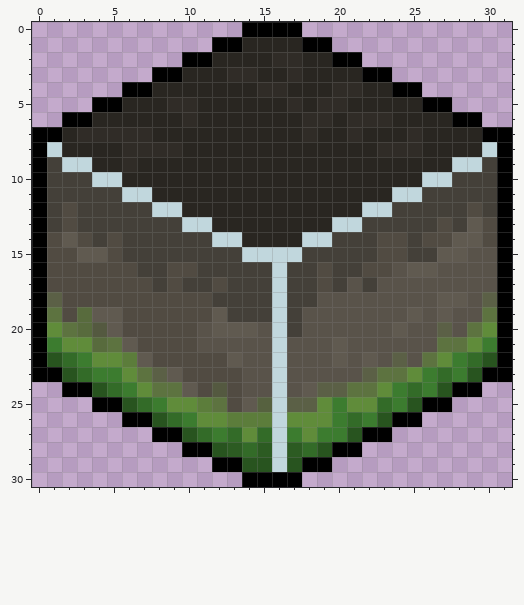
Pixel-art sprite: resources/ingrown_wall_cube.png. The picture above is the old version.
The file is 32x31 pixels. Colours within 5 levels of each other are drawn and written as one.
After:
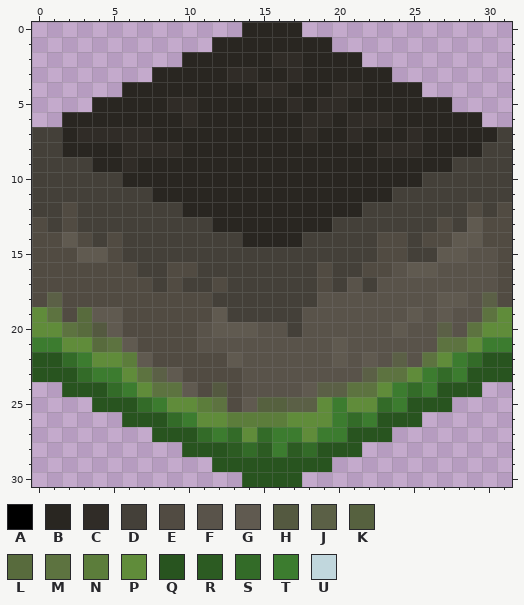
Palette (. is transparent): A #000000  B #292621  C #302c27  D #444039  E #514b42  F #59534a  G #605a50  H #545940  J #5b6046  K #56613f  L #586b3d  M #5d7340  N #5c7d3b  P #608c3a  Q #28541f  R #2c5b22  S #336b28  T #3c7c2f  U #c1d7dd
Edits made:
The author changed colour A to colour B in row 0 at x 14 to 17; in row 1 at x 12 to 13 and 18 to 19; in row 2 at x 10 to 11 and 20 to 21; in row 3 at x 8 to 9 and 22 to 23; in row 4 at x 6 to 7 and 24 to 25; in row 5 at x 4 to 5 and 26 to 27.
The author changed colour A to colour B in row 6 at x 2 to 3 and 28 to 29; in row 7 at x 30.
The author changed colour A to colour D in row 7 at x 0 to 1 and 31; in rows 8 to 11 at x 0 and 31; in row 12 at x 0.
The author changed colour U to colour D in row 8 at x 1 and 30; in row 9 at x 2 to 3 and 28 to 29; in row 10 at x 4 to 5 and 26 to 27; in row 11 at x 6 to 7 and 24 to 25; in row 12 at x 8 to 9 and 22 to 23; in row 13 at x 10 to 11 and 20 to 21.
The author changed colour U to colour D in row 14 at x 12 to 13 and 18 to 19; in row 15 at x 14 to 17; in rows 16 to 19 at x 16.
The author changed colour A to colour E in row 12 at x 31; in rows 13 to 18 at x 0 and 31.
The author changed colour U to colour F in rows 20 to 24 at x 16.
The author changed colour U to colour K in row 25 at x 16.
The author changed colour U to colour N in row 26 at x 16.
The author changed colour A to colour P in rows 19 to 20 at x 0 and 31.
The author changed colour A to colour Q in row 22 at x 0 and 31; in row 23 at x 0 to 1 and 30 to 31; in row 24 at x 2 to 3 and 28 to 29; in row 25 at x 4 to 5 and 26 to 27; in row 26 at x 6 to 7 and 24 to 25; in row 27 at x 8 to 9 and 22 to 23.
The author changed colour A to colour Q in row 28 at x 10 to 11 and 20 to 21; in row 29 at x 12 to 13 and 18 to 19; in row 30 at x 14 to 17.
The author changed colour U to colour Q in row 29 at x 16.
The author changed colour A to colour T in row 21 at x 0 and 31.
The author changed colour U to colour T in rows 27 to 28 at x 16.
Boxes around the changes in both pictures, in picture pixels (x1, y1, x2, y2):
changed: (32, 22, 512, 487)
